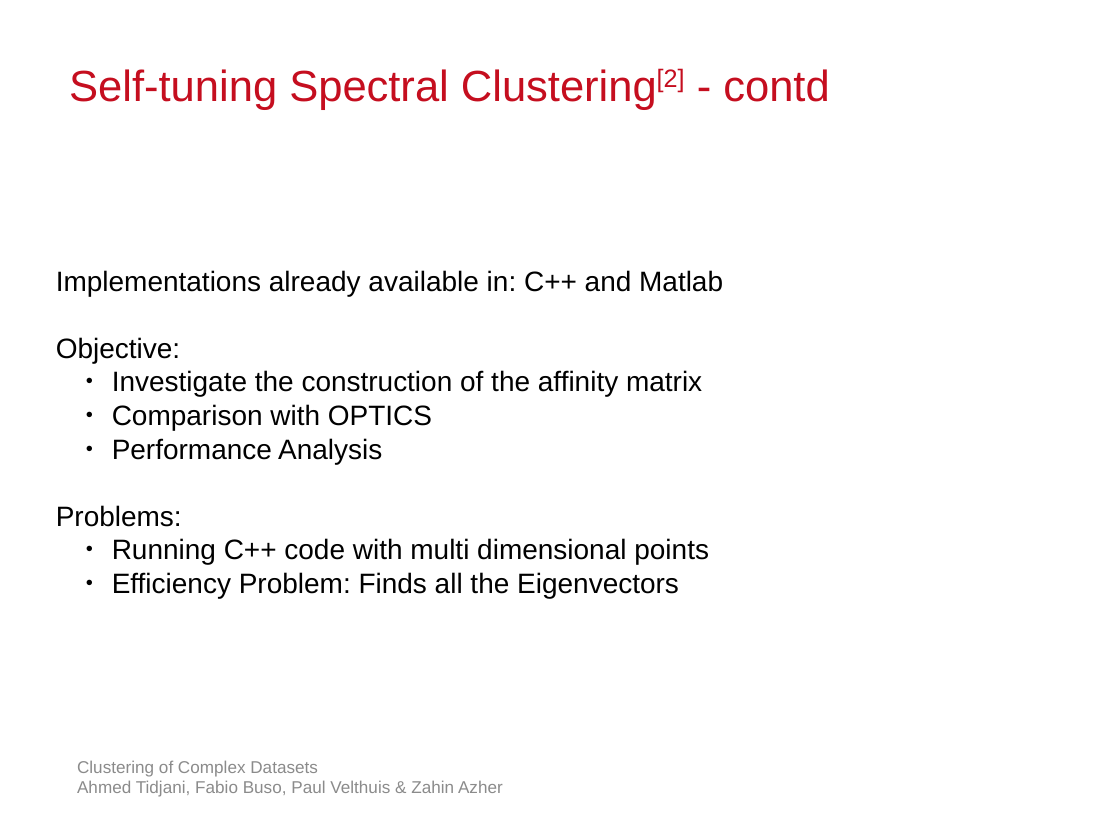
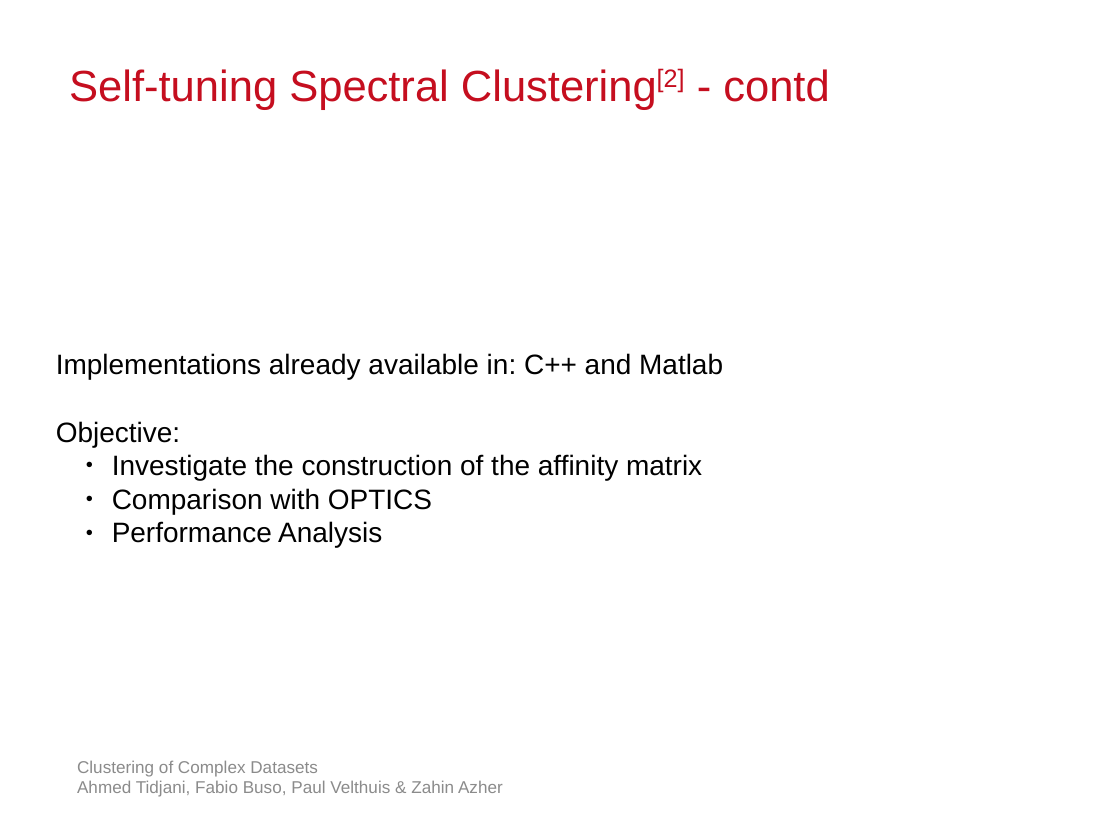
Before and after one commit to atidjani/IoSL_Clustering, a slide deck: slide 5 of Presentations/Milestone.pptx (slide 7 before the commit). Drawn at 1120x840 pixels with LibreOffice and Linux fonts; fonts in the diff are those of the drawing; background and template pictures are left out. Boxes give left, top, right and bottom in pixels: in the first picture for what was removed or moved away, otherwise in the second. Text is boxed around its words. In the diff, an @@ line names an element or a change of style, - is before the commit and + after.

```diff
--- a/Presentations/Milestone.pptx
+++ b/Presentations/Milestone.pptx
@@ text at <box>56,505,709,598</box>: paragraphs removed @@
-Problems:
-● Running C++ code with multi dimensional points
-● Efficiency Problem: Finds all the Eigenvectors
```
Also in this commit, not shown: 3 other slides changed, 1 slide added.
